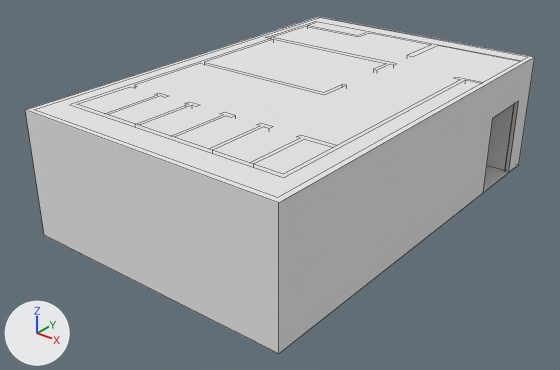
What one commit did to the Blender file zUMHbies_blender/bathroom/bathroom.blend.
The view is the same before and after, from a 50 mm camera at (13.74, -8.63, 8.68) aimed at (3.24, 4.49, 0.55). The lights are fixed; the arrows at lower left show +X, +Y and +Z. Mesh edges are drawn as thin lines.

Names of what the first picture shows: 'Ceiling', 'Floor', 'Inside', 'Outside'.
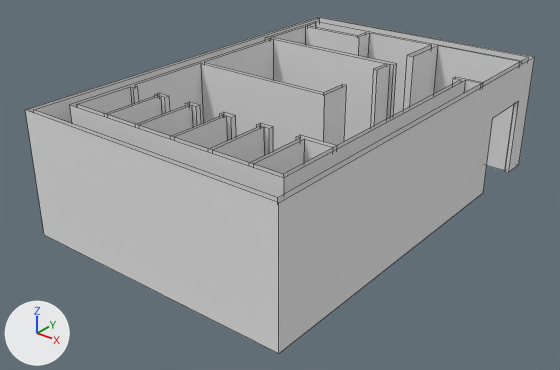
Changed parts and their boxes (x1, y1, x2, y2) in the pictures (560 x 370 px):
```json
{"object": "Ceiling", "change": "hidden", "before": [27, 17, 534, 203]}
{"object": "Floor", "change": "hidden", "before": [483, 166, 509, 192]}
{"object": "Inside", "change": "unchanged, uncovered by the edit", "before": [487, 105, 514, 171], "after": [70, 21, 521, 198]}
```

Scene script edits in JSON lines:
```json
{"op": "add", "block": "ob_floor", "code": "ob_floor.hide_viewport = True"}
{"op": "add", "block": "ob_ceiling", "code": "ob_ceiling.hide_viewport = True"}
```
